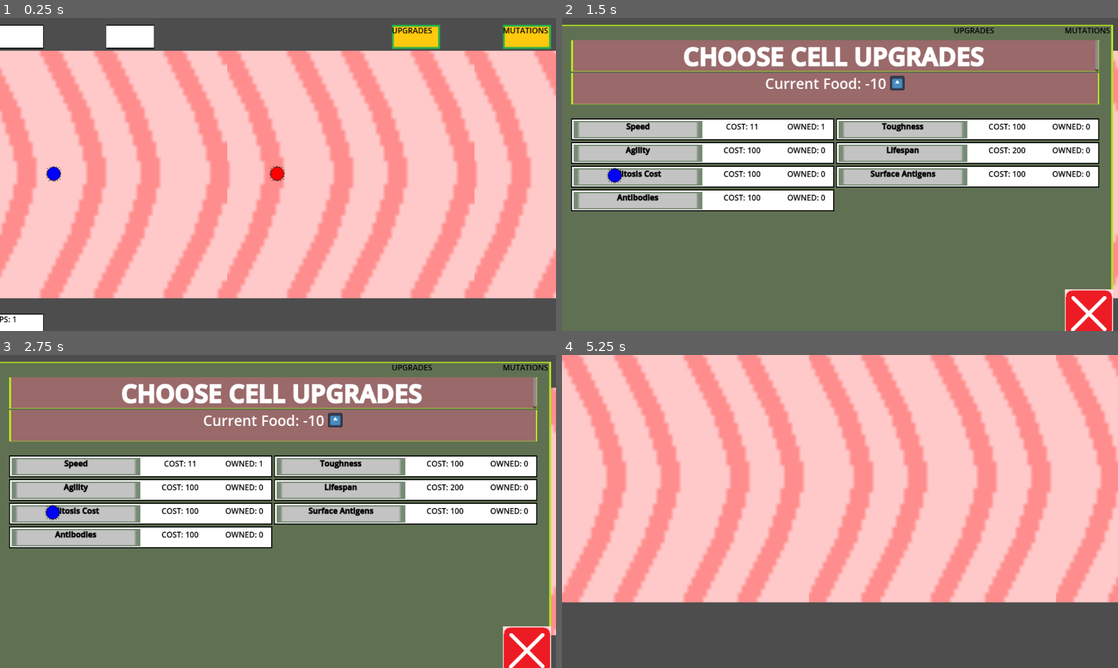
Above: before the commit, frames 1-4 (two rows, left to right).
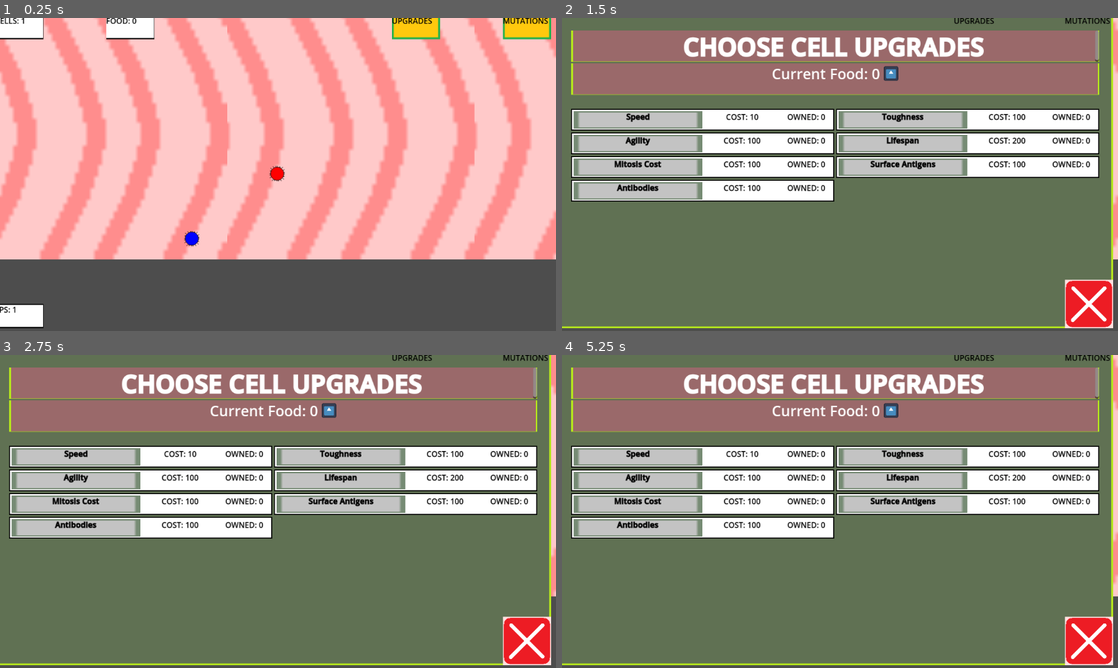
Above: after the commit, the same moments.

Repository: James-Perdue/GMTKJam24
Game: Godot game, scene res://scenes/RootLevel.tscn
Same seed, same stepped clock (60 frames per second), same inputs: the game is played once before the commit and once after it. The engine's default icon, where the game draws it, is replaced by a stand-in: a white triangle on a blue panel in a dark square.
Inputs (mouse positions are in pixels of both pictures, inside the frame that each line leads up to; where the layout moved, square brackets give the same spot in the first picture):
- Up to frame 1 (0.25 s): no input
- Up to frame 2 (1.5 s): click (979, 27) [979, 36] at 0.5 s; click (639, 130) at 1.25 s, where only the run before the commit has a clickable "[center][center][color=black]…"
- Up to frame 3 (2.75 s): tap Enter at 2 s; hold D (move_right) from 2.03 s (still down); tap Space (action) at 2.1 s
- Up to frame 4 (5.25 s): tap Space (action) at 2.75, 2.85, 3.6, 4.25, 4.35, 5.1 s; release D (move_right) at 2.78 s; hold S (move_down) 2.78-3.53 s; tap Enter at 3.5, 5 s; hold D (move_right) 3.53-4.28 s; hold W (move_up) 4.28-5.03 s; hold A (move_left) from 5.03 s (still down)

The runs differ from the first frame. In frame 1, 52% of the frame differs, in the area x 0-100%, y 0-100%; in frame 2, 34%; in frame 3, 34%; in frame 4, 99%.

Commit message:
James (#13)
* Add metadata and lifetime

* Fix food counter

Diff:
--- a/PlayerController.tscn
+++ b/PlayerController.tscn
@@ -27,3 +27,5 @@
 layout_mode = 2
 
 [connection signal="colonyDied" from="Colony" to="." method="_on_colony_colony_died"]
+[connection signal="colonyUpdated" from="Colony" to="." method="_on_colony_colony_updated"]
+[connection signal="foodChanged" from="Colony" to="." method="_on_colony_food_changed"]
--- a/cell.gd
+++ b/cell.gd
@@ -5,11 +5,11 @@
 var lifeTime : int
 
 @onready var cellAnim = $CellAnimation;
-func initialize(speed : int, color : String, lifeTime : int) -> void:
-	if(speed > 0):
-		self.speed = speed
-	self.color = color
-	self.lifeTime = lifeTime
+func initialize(newSpeed : int, newColor : String, newLifeTime : int) -> void:
+	if(newSpeed > 0):
+		self.speed = newSpeed
+	self.color = newColor
+	self.lifeTime = newLifeTime
 
 func _ready() -> void:
 	cellAnim.modulate = Color(color)
@@ -18,8 +18,9 @@
 	target_position = get_parent().get_random_point_in_circle(get_parent().colonyRadius)
 	move_to_target()
 
-	await get_tree().create_timer(5).timeout
-	queue_free()
+	if(lifeTime > 0):
+		await get_tree().create_timer(lifeTime).timeout
+		queue_free()
 
 func move_to_target():
 	var direction = (target_position - position).normalized()
--- a/colony.gd
+++ b/colony.gd
@@ -1,28 +1,38 @@
 extends Node2D
+@export var initialCells := 1
+
 var Cell = preload("res://Cell.tscn")
-const perCellRadius = 15;
+var perCellRadius = 15;
 
-var speed = 400
 var colonyRadius: int
 var velocity = Vector2.ZERO
 var cells = []
 var food = 0
 var colonyColor : String = "red"
-var cellLifeTime : int = 20
 
+#Upgradeable Stats
+var speed = 400
+var damageMultiplier = 1
+var cellLifeTime := 20
+var cellDurability := 2
+
+signal colonyUpdated()
 signal cellDied(cell : Area2D)
+signal foodChanged(newFood : int)
 signal colonyDied()
+
+func _init() -> void:
+	pass
 
 # Called when the node enters the scene tree for the first time.
 func _ready() -> void:
-	print('colony spawned')
-	self.set_meta("type", "colony")
-	#$Camera2D/hud_cont/hud.set_food(food)
-	for i in range(1):
+	$Area2D.set_meta("type", "colony")
+	self.cells = Array()
+	var circleShapeInstance = CircleShape2D.new()
+	self.get_node("Area2D/CollisionShape2D").shape = circleShapeInstance
+	for i in range(initialCells):
 		spawnCell()
 	#print(get_tree().current_scene)
-	#$Camera2D/hud_cont/hud.update_count(len(cells))
-	#$Camera2D/hud_cont/hud.upgraded.connect(self._apply_upgrades)
 
 # Called every frame. 'delta' is the elapsed time since the previous frame.
 func _process(delta: float) -> void:
@@ -43,17 +53,18 @@
 	cellInstance.initialize(0, colonyColor, cellLifeTime)
 	add_child(cellInstance)
 	if(len(cells) > 0):
-		cellInstance.position = cells[-1].position
-	cells.append(cellInstance)
+		cellInstance.position = self.cells[-1].position
+	self.cells.append(cellInstance)
 
-	updateColony()
-	#$Camera2D/hud_cont/hud.update_count(len(cells))
-	#$Camera2D/hud_cont/hud.set_food(food)
+	self.updateColony()
+
 
 func updateColony():
-	colonyRadius = len(cells) * perCellRadius
-	if $Area2D/CollisionShape2D.shape is CircleShape2D:
-		$Area2D/CollisionShape2D.shape.radius = colonyRadius
+	print("update")
+	self.colonyRadius = len(self.cells) * self.perCellRadius
+	if self.get_node("Area2D/CollisionShape2D").shape is CircleShape2D:
+		self.get_node("Area2D/CollisionShape2D").shape.radius = self.colonyRadius
+	self.colonyUpdated.emit()
 
 func get_random_point_in_circle(radius):
 	var angle = randf_range(0, 2 * PI)
@@ -69,9 +80,15 @@
 		if type == "food":
 			area.queue_free()
 			food += 1
-			#$Camera2D/hud_cont/hud.set_food(food)
+			foodChanged.emit(food)
+			return
 		if type == "colony":
-			pass
+			hitColony(area.get_parent())
+
+func hitColony(colony):
+	var totalDamage = len(cells) * damageMultiplier
+	var cellsKilled = floor(totalDamage / colony.cellDurability)
+	print(cellsKilled)
 
 func _on_cell_died(cell: Area2D) -> void:
 	cells.erase(cell)
@@ -80,5 +97,7 @@
 		colonyDied.emit()
 		queue_free()
 
-func _apply_upgrades(new_food_total: int):
-	self.food = new_food_total
+func _updateStats(new_food_total: int):
+	if(food != new_food_total):
+		self.food = new_food_total
+		foodChanged.emit()
--- a/player_controller.gd
+++ b/player_controller.gd
@@ -7,6 +7,9 @@
 func _ready() -> void:
 	colony = $Colony
 	hud = $Colony/Camera2D/hud_cont/hud
+	$Colony/Camera2D/hud_cont/hud.set_food(colony.food)
+	$Colony/Camera2D/hud_cont/hud.update_count(len(colony.cells))
+	$Colony/Camera2D/hud_cont/hud.upgraded.connect(colony._updateStats)
 	self._set_hud_location()
 
 func _set_hud_location():
@@ -36,3 +39,13 @@
 func _on_colony_colony_died() -> void:
 	gameOver.emit(false)
 	queue_free()
+
+func _on_colony_colony_updated() -> void:
+	if(colony):
+		$Colony/Camera2D/hud_cont/hud.update_count(len(colony.cells))
+	if(colony):
+		$Colony/Camera2D/hud_cont/hud.set_food(colony.food)
+
+
+func _on_colony_food_changed(newFood: int) -> void:
+	$Colony/Camera2D/hud_cont/hud.set_food(newFood)
--- a/scenes/EnemyController.gd
+++ b/scenes/EnemyController.gd
@@ -9,6 +9,7 @@
 	colony.colonyColor = "blue"
 	colony.speed = 200
 	colony.position = startPosition
+	colony.cellLifeTime = 0
 	add_child(colony)
 	pass
 
@@ -22,5 +23,5 @@
 			colony.move(direction)
 		else:
 			colony.move(startPosition - colony.global_position)
-
+	print(colony.get_node("Area2D/CollisionShape2D").shape.radius)
 	pass
--- a/scenes/RootLevel.tscn
+++ b/scenes/RootLevel.tscn
@@ -13,15 +13,15 @@
 tile_set = ExtResource("3_rx04a")
 
 [node name="PlayerController" parent="." instance=ExtResource("1_lfa0c")]
-position = Vector2(617, 256)
+position = Vector2(617, 336)
 
 [node name="FoodTimer" type="Timer" parent="."]
 wait_time = 0.75
 autostart = true
 
-[node name="EnemyController" type="Node2D" parent="."]
-z_index = 4
-script = ExtResource("6_0ybv4")
+[node name="Node2D" type="Node2D" parent="."]
+position = Vector2(246, 244)
+script = ExtResource("4_r5ql3")
 
 [connection signal="gameOver" from="PlayerController" to="." method="_on_player_controller_game_over"]
 [connection signal="timeout" from="FoodTimer" to="." method="_on_food_timer_timeout"]
--- a/scenes/hud.gd
+++ b/scenes/hud.gd
@@ -27,6 +27,7 @@
 	print("Upgrade Screen")
 	get_tree().paused = true
 	self.upgrade_loaded.show()
+	self.upgrade_loaded._show_food()
 
 func _close_screen(new_food):
 	print("Exiting Screen")
Not shown: 1 places in AnimatedPump.tres that only renumber resources
Not shown: 1 places in Colony.tscn that only renumber resources
Not shown: 1 places in IntestineTiles.tres that only renumber resources
Not shown: 1 places in PlayerController.tscn that only renumber resources
Not shown: 1 places in scenes/RootLevel.tscn that only renumber resources
Not shown: 1 places in scenes/hud.tscn that only renumber resources
Not shown: 1 places in scenes/single_upgrade_button.tscn that only renumber resources
Not shown: 1 places in scenes/upgrade.tscn that only renumber resources
